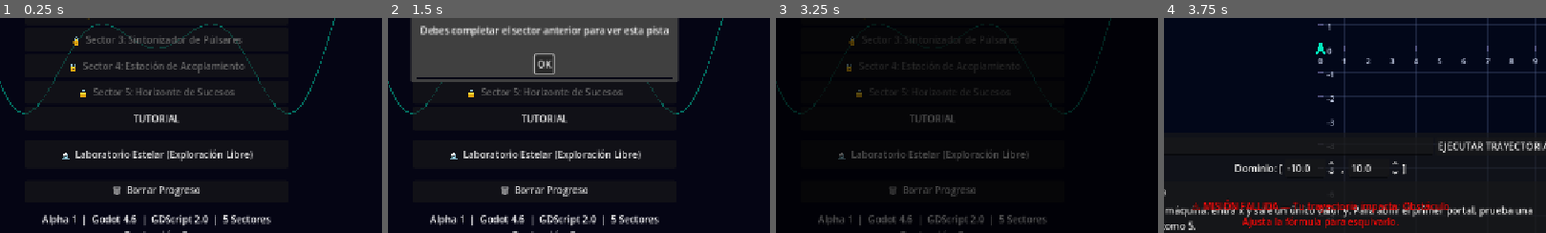
Above: before the commit, frames 1-4 (left to right).
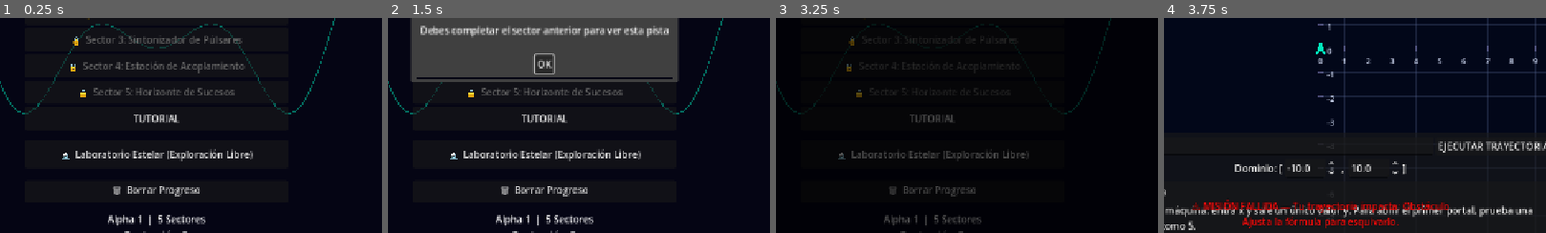
Above: after the commit, the same moments.

Repository: Scordobam-bit/ProyectoEscuela
Game: Godot game, scene res://scenes/main_menu.tscn
Two runs of this game, one before a commit and one after it. Both use one fixed random seed, a clock stepped at 60 frames per second and the inputs below.
Inputs (mouse positions are % of the whole screen's width and height, from its top left):
- Up to frame 1 (0.25 s): no input
- Up to frame 2 (1.5 s): click "🔒 INICIAR MISIÓN (Sector 1)" at 0.5 s; click "🔒 INICIAR MISIÓN (Sector 1)" at 1.25 s
- Up to frame 3 (3.25 s): click "OK" at 2 s; click "ACADEMIA: APRENDE A VOLAR" at 2.75 s
- Up to frame 4 (3.75 s): click (43, 73) at 3.52 s; type "12" at 3.6 s
The pictures show only the part of the screen within x 30-80%, y 43-93%; the shares and areas given below are measured in that part.

The runs differ from the first frame. In frame 1, 1.4% of the frame differs, in the area x 11-71%, y 91-97%; in frame 2, 1.4%; in frame 3, 0.8%; in frame 4, less than 0.1%.

Commit message:
Update VersionLabel text in main_menu.tscn

Diff:
--- a/scenes/main_menu.tscn
+++ b/scenes/main_menu.tscn
@@ -112,7 +112,7 @@
 
 [node name="VersionLabel" type="Label" parent="VBoxContainer"]
 layout_mode = 2
-text = "Alpha 1  |  Godot 4.6  |  GDScript 2.0  |  5 Sectores"
+text = "Alpha 1  |  5 Sectores"
 horizontal_alignment = 1
 
 [node name="ScoreLabel" type="Label" parent="VBoxContainer"]
